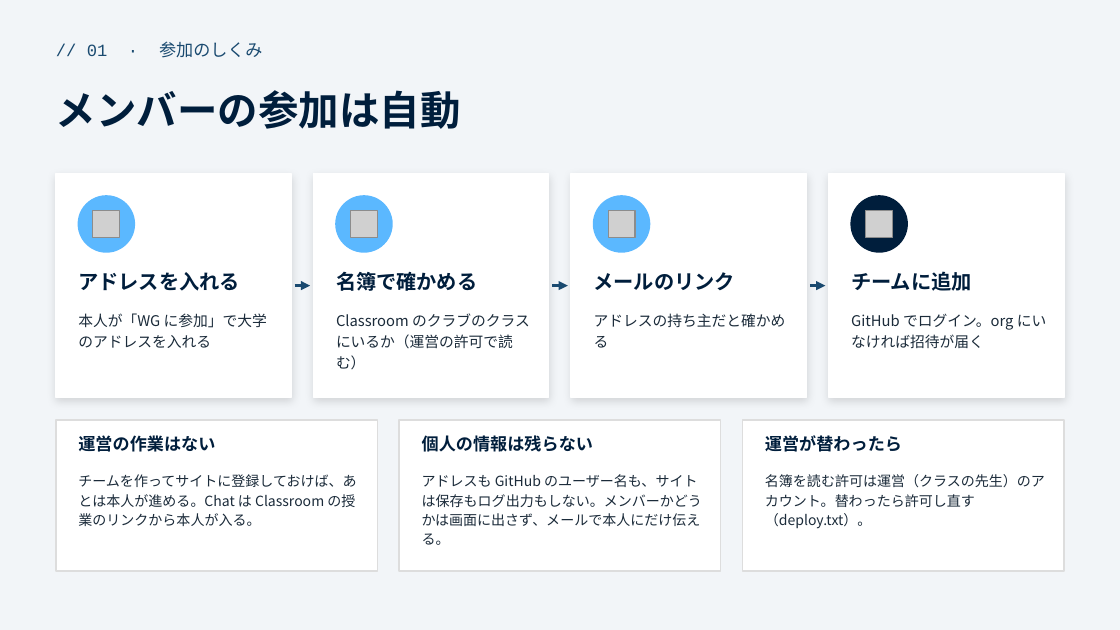
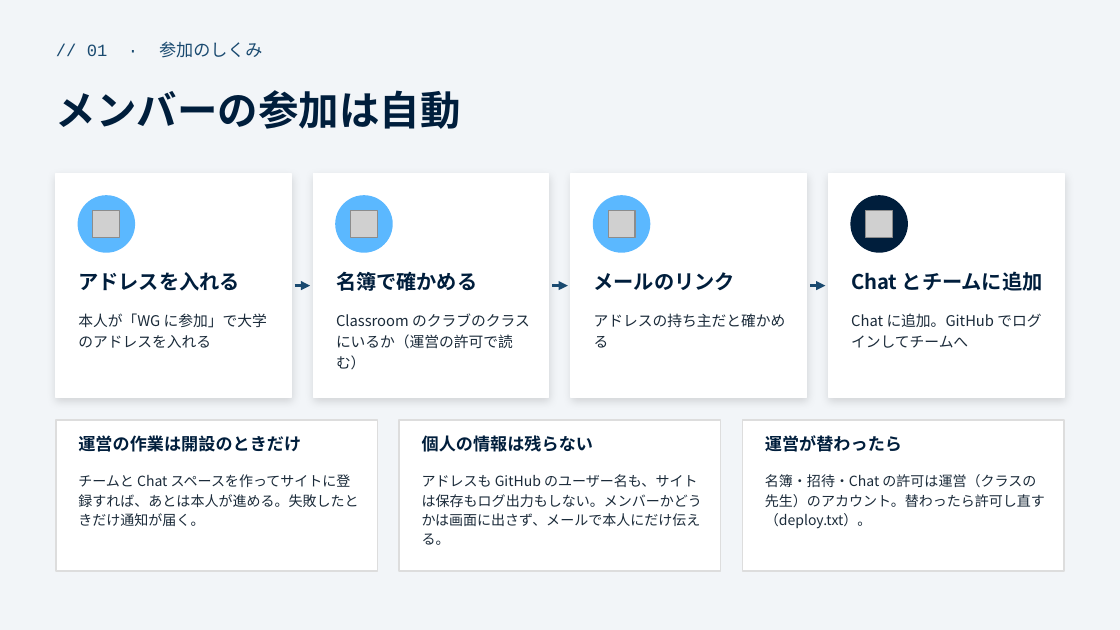
Before and after one commit to funITclub/homepage, a slide deck: slide 8 of static/guide/01_リポジトリの作り方と運用.pptx. Drawn at 1120x630 pixels with LibreOffice and Linux fonts; fonts in the diff are those of the drawing; grey boxes stand for pictures. Boxes give left, top, right and bottom in pixels: in the first picture for what was removed or moved away, otherwise in the second. Text is boxed around its words. In the diff, an @@ line names an element or a change of style, - is before the commit and + after.

```diff
--- a/static/guide/01_リポジトリの作り方と運用.pptx
+++ b/static/guide/01_リポジトリの作り方と運用.pptx
@@ text at (851, 271, 1043, 291): text changed @@
-チームに追加
+Chat とチームに追加
@@ text at (851, 313, 1041, 348): text changed @@
-GitHub でログイン。org にいなければ招待が届く
+Chat に追加。GitHub でログインしてチームへ
@@ text at (78, 435, 301, 452): text changed @@
-運営の作業はない
+運営の作業は開設のときだけ
@@ text at (78, 474, 358, 526): text changed @@
-チームを作ってサイトに登録しておけば、あとは本人が進める。Chat は Classroom の授業のリンクから本人が入る。
+チームと Chat スペースを作ってサイトに登録すれば、あとは本人が進める。失敗したときだけ通知が届く。
@@ text at (765, 474, 1045, 529): text changed @@
-名簿を読む許可は運営（クラスの先生）のアカウント。替わったら許可し直す（deploy.txt）。
+名簿・招待・Chat の許可は運営（クラスの先生）のアカウント。替わったら許可し直す（deploy.txt）。
```
Also in this commit, not shown: 2 other slides changed, 5 other files.
